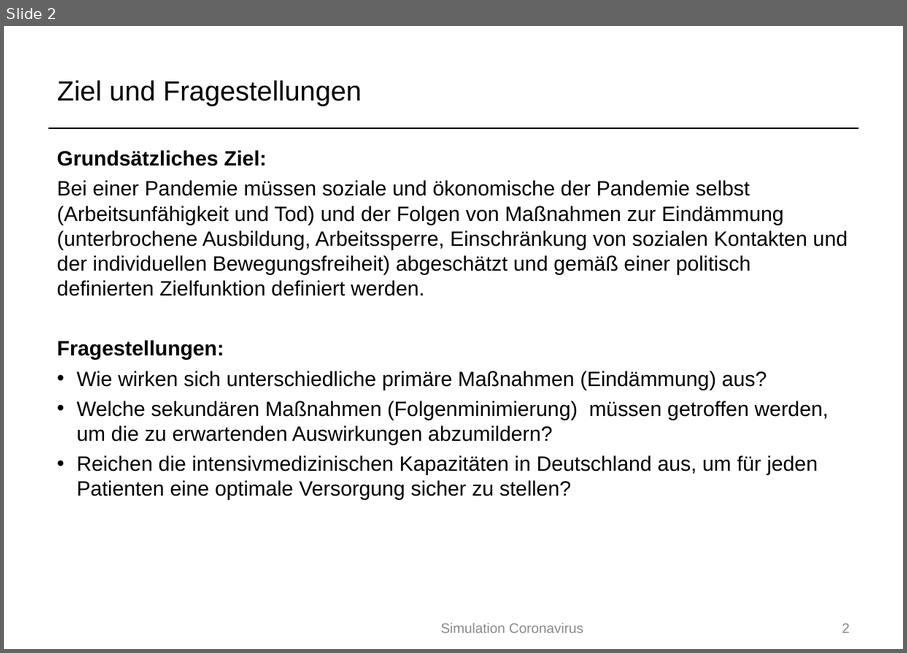
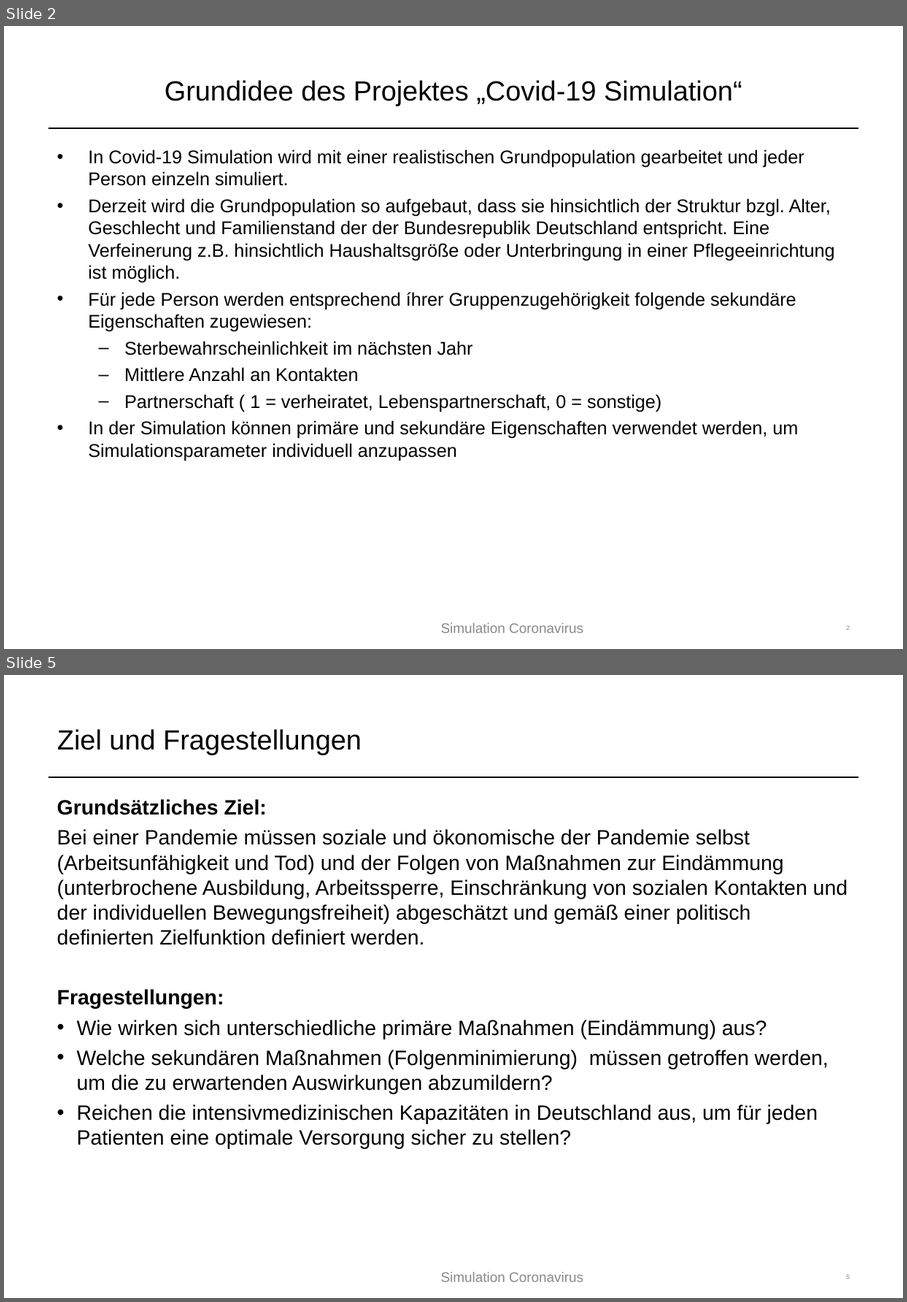
Before and after one commit to PeterBorrmann1965/Covid-19-simulation, a slide deck: docs/20200318 corona.ppt. Shown one above the other, each under a label of ours: slide 2 before the commit, slides 2 and 5 after it; the slides between them are not shown. The pictures are 907x653 and 907x1302 pixels, drawn with LibreOffice and Linux fonts; fonts in the diff are those of the drawing. Boxes give left, top, right and bottom in pixels: in the first picture for what was removed or moved away, otherwise in the second. Text is boxed around its words. In the diff, an @@ line names an element or a change of style, - is before the commit and + after.

```diff
--- a/docs/20200318 corona.ppt
+++ b/docs/20200318 corona.ppt
@@ slide 2 added at box(4, 26, 903, 649), background #FFFFFF; not listed: 1 template element that a slide beside it also shows @@
@@ title added at box(165, 80, 743, 106), 24 pt, text #000000 @@
+Grundidee des Projektes „Covid-19 Simulation“
@@ text added at box(88, 149, 835, 460), 16 pt, text #000000 @@
+• In Covid-19 Simulation wird mit einer realistischen Grundpopulation gearbeitet und jeder Person einzeln simuliert.
+• Derzeit wird die Grundpopulation so aufgebaut, dass sie hinsichtlich der Struktur bzgl. Alter, Geschlecht und Familienstand der der Bundesrepublik Deutschland entspricht. Eine Verfeinerung z.B. hinsichtlich Haushaltsgröße oder Unterbringung in einer Pflegeeinrichtung ist möglich.
+• Für jede Person werden entsprechend íhrer Gruppenzugehörigkeit folgende sekundäre Eigenschaften zugewiesen:
+  – Sterbewahrscheinlichkeit im nächsten Jahr
+  – Mittlere Anzahl an Kontakten
+  – Partnerschaft ( 1 = verheiratet, Lebenspartnerschaft, 0 = sonstige)
+• In der Simulation können primäre und sekundäre Eigenschaften verwendet werden, um Simulationsparameter individuell anzupassen
@@ text added at box(441, 622, 584, 633), 12 pt, text #898989 @@
+Simulation Coronavirus
@@ page number added at box(846, 625, 850, 630), 5.7 pt, text #898989 @@
+2
@@ what was slide 2 is now slide 5 @@
@@ page number at box(846, 1274, 850, 1279): text changed; size 12 to 5.7 pt @@
-2
+5
```
Also in this commit, not shown: 1 slide changed, 2 other slides added, 1 slide removed, 2 other files.
